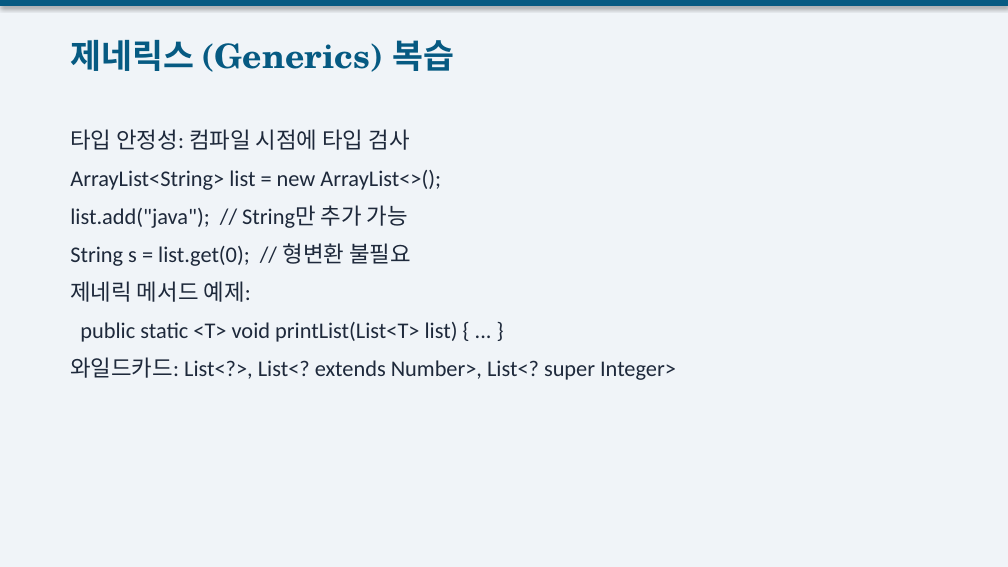
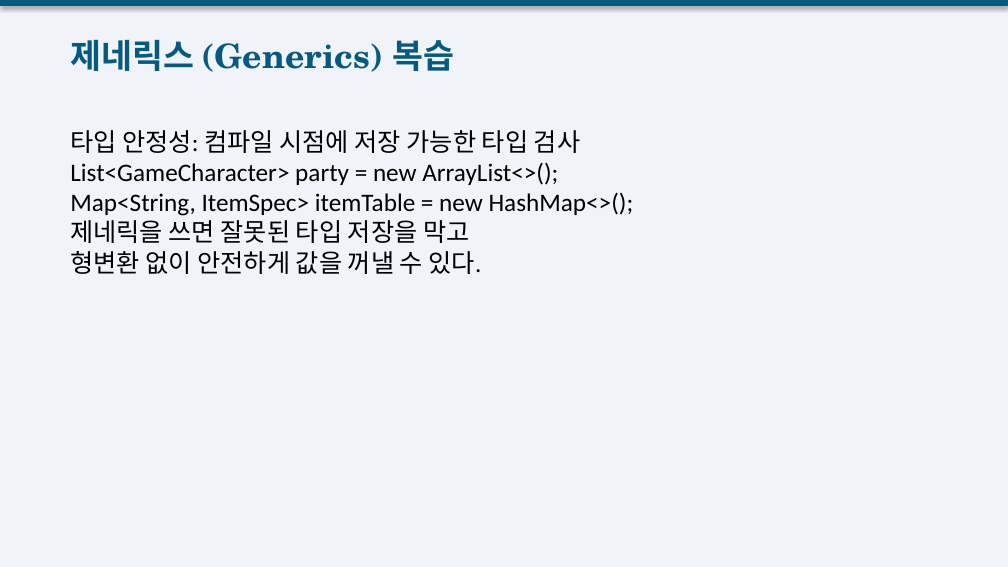
Before and after one commit to gbox3d/java_study, a slide deck: slide 4 of docs/Week06_CollectionFramework.pptx. Drawn at 1008x567 pixels with LibreOffice and Linux fonts; fonts in the diff are those of the drawing. Boxes give left, top, right and bottom in pixels: in the first picture for what was removed or moved away, otherwise in the second. Text is boxed around its words. In the diff, an @@ line names an element or a change of style, - is before the commit and + after.

```diff
--- a/docs/Week06_CollectionFramework.pptx
+++ b/docs/Week06_CollectionFramework.pptx
@@ text at (70, 130, 634, 274): text changed; size 16 to 18 pt; text colour #1E293B to #000000 @@
-타입 안정성: 컴파일 시점에 타입 검사
-ArrayList<String> list = new ArrayList<>();
-list.add("java"); // String만 추가 가능
-String s = list.get(0); // 형변환 불필요
-제네릭 메서드 예제:
-public static <T> void printList(List<T> list) { ... }
-와일드카드: List<?>, List<? extends Number>, List<? super Integer>
+타입 안정성: 컴파일 시점에 저장 가능한 타입 검사
+List<GameCharacter> party = new ArrayList<>();
+Map<String, ItemSpec> itemTable = new HashMap<>();
+제네릭을 쓰면 잘못된 타입 저장을 막고
+형변환 없이 안전하게 값을 꺼낼 수 있다.
```
Also in this commit, not shown: 6 other slides changed, 4 slides added, 4 slides removed, 16 other files.
